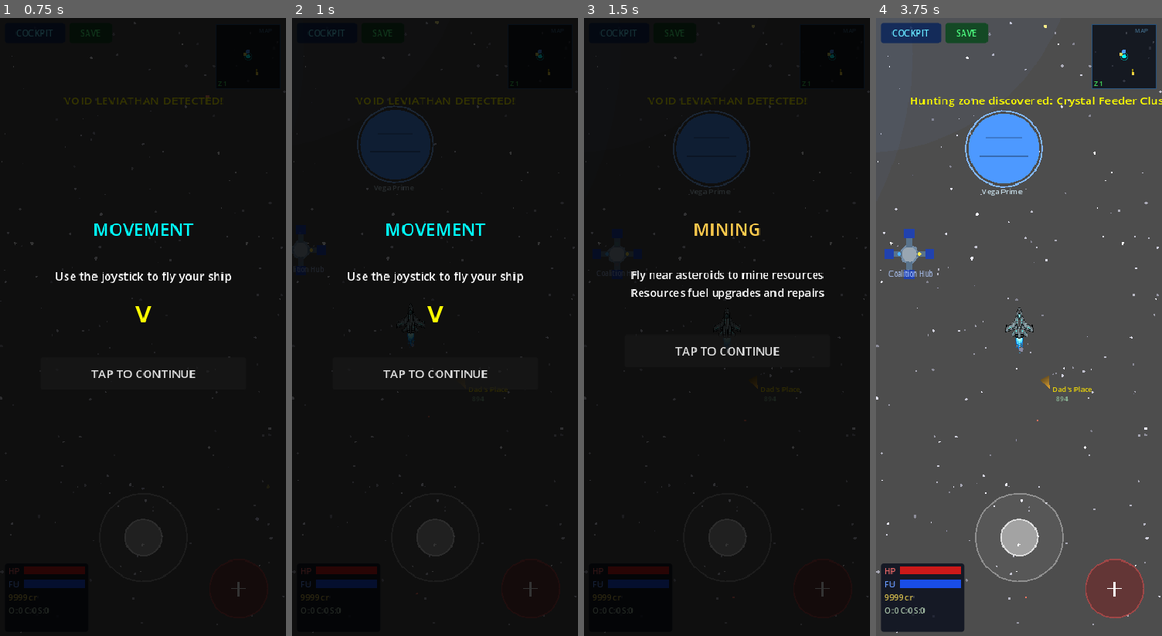
Above: before the commit, frames 1-4 (left to right).
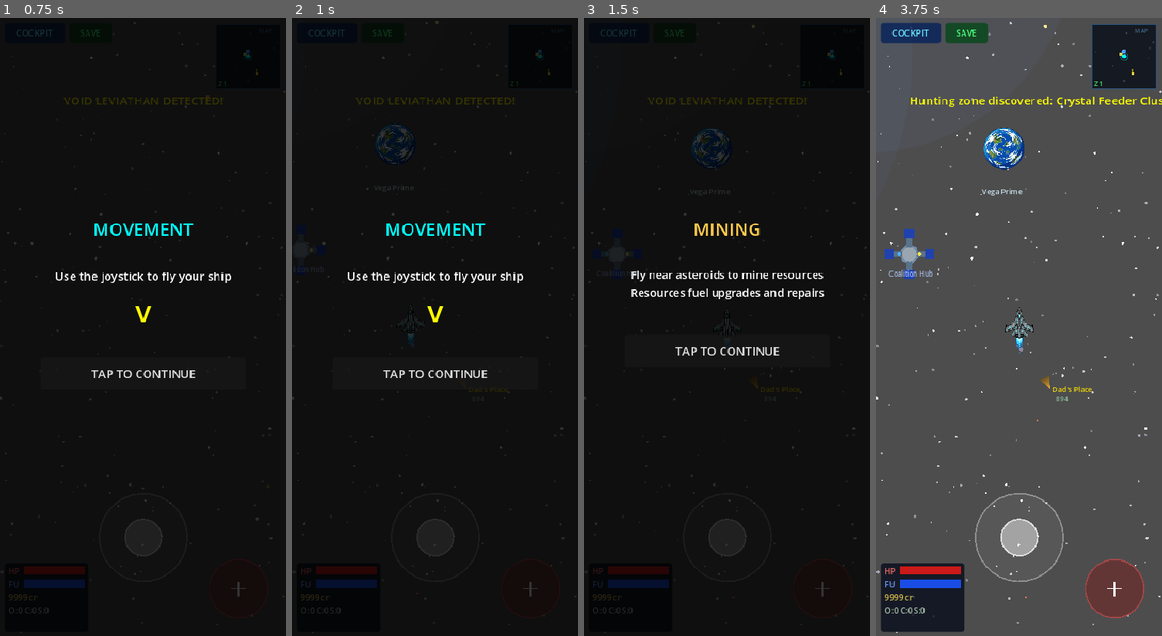
Above: after the commit, the same moments.

Repository: ichizh8/space-game-rt
Game: Godot game, scene res://scenes/main_menu.tscn
The game is run twice, just before and just after one commit, with the same random seed, the same clock (stepped at 60 frames per second) and the same inputs.
Inputs:
- Up to frame 1 (0.75 s): click "NEW GAME" at 0.5 s
- Up to frame 2 (1 s): no input
- Up to frame 3 (1.5 s): click "TAP TO CONTINUE" at 1.25 s
- Up to frame 4 (3.75 s): click "TAP TO CONTINUE" at 2 s; click "COCKPIT" at 2.75 s; click "GOT IT" at 3.5 s

Frame 1 is identical in both runs. In frame 2, 1.9% of the frame differs, in the area x 22-50%, y 14-27%; in frame 3, 1.9%; in frame 4, 2.4%, in the area x 31-59%, y 14-28%.

Commit message:
v60: sprite wiring — wildlife, faction NPCs, planets, warp gate all get generated pixel art sprites

Diff:
--- a/scripts/carrier.gd
+++ b/scripts/carrier.gd
@@ -22,12 +22,14 @@
 var _drift_timer: float = 0.0
 var _flash_timer: float = 0.0
 var _despawn_timer: float = -1.0
+var _has_sprite: bool = false
 var _spawned_drones: Array = []
 
 func _ready() -> void:
 	add_to_group("enemies")
 	_drift_dir = Vector2.from_angle(randf() * TAU)
 	queue_redraw()
+	_setup_sprite()
 
 func setup(diff_mult: float) -> void:
 	difficulty_mult = diff_mult
@@ -157,7 +159,21 @@
 		return players[0] as Node2D
 	return null
 
+func _setup_sprite() -> void:
+	var tex := load("res://assets/2026-03-16-carrier-ship.png") as Texture2D
+	if not is_instance_valid(tex):
+		return
+	var sprite := Sprite2D.new()
+	sprite.texture = tex
+	var scale_factor: float = 80.0 / max(tex.get_size().x, tex.get_size().y)
+	sprite.scale = Vector2(scale_factor, scale_factor)
+	sprite.rotation = PI
+	add_child(sprite)
+	_has_sprite = true
+
 func _draw() -> void:
+	if _has_sprite:
+		return
 	if is_dead:
 		return
 	# Fallback: wide flat ship
--- a/scripts/coalition_patrol.gd
+++ b/scripts/coalition_patrol.gd
@@ -10,6 +10,7 @@
 var _target_pos: Vector2 = Vector2.ZERO
 var _flash_timer: float = 0.0
 var _despawn_timer: float = -1.0
+var _has_sprite: bool = false
 var _patrol_timer: float = 0.0
 
 var shoot_timer: float = 0.0
@@ -30,6 +31,7 @@
 	bullet_scene = load("res://scenes/bullet.tscn")
 	orbit_angle = randf() * TAU
 	_pick_station_target()
+	_setup_sprite()
 	queue_redraw()
 
 
@@ -189,7 +191,21 @@
 	return null
 
 
+func _setup_sprite() -> void:
+	var tex := load("res://assets/2026-03-16-void-sentinel-ship.png") as Texture2D
+	if not is_instance_valid(tex):
+		return
+	var sprite := Sprite2D.new()
+	sprite.texture = tex
+	var scale_factor: float = 50.0 / max(tex.get_size().x, tex.get_size().y)
+	sprite.scale = Vector2(scale_factor, scale_factor)
+	sprite.rotation = PI
+	add_child(sprite)
+	_has_sprite = true
+
 func _draw() -> void:
+	if _has_sprite:
+		return
 	if is_dead:
 		return
 	# Blue/white diamond shape
--- a/scripts/corsair_raider.gd
+++ b/scripts/corsair_raider.gd
@@ -10,6 +10,7 @@
 var _target_pos: Vector2 = Vector2.ZERO
 var _flash_timer: float = 0.0
 var _despawn_timer: float = -1.0
+var _has_sprite: bool = false
 var _patrol_timer: float = 0.0
 var patrol_direction: Vector2 = Vector2.RIGHT
 
@@ -37,6 +38,7 @@
 	orbit_direction = 1 if randf() > 0.5 else -1
 	patrol_direction = Vector2.from_angle(randf() * TAU)
 	_target_pos = global_position + patrol_direction * 400.0
+	_setup_sprite()
 	queue_redraw()
 
 
@@ -188,7 +190,21 @@
 	return null
 
 
+func _setup_sprite() -> void:
+	var tex := load("res://assets/2026-03-15-enemy-pirate.png") as Texture2D
+	if not is_instance_valid(tex):
+		return
+	var sprite := Sprite2D.new()
+	sprite.texture = tex
+	var scale_factor: float = 44.0 / max(tex.get_size().x, tex.get_size().y)
+	sprite.scale = Vector2(scale_factor, scale_factor)
+	sprite.rotation = PI
+	add_child(sprite)
+	_has_sprite = true
+
 func _draw() -> void:
+	if _has_sprite:
+		return
 	if is_dead:
 		return
 	# Red/dark angular shape
--- a/scripts/crystal_feeder.gd
+++ b/scripts/crystal_feeder.gd
@@ -15,6 +15,7 @@
 var _been_attacked: bool = false
 var _flash_timer: float = 0.0
 var _despawn_timer: float = -1.0
+var _has_sprite: bool = false
 
 const CHARGE_RANGE := 300.0
 const DEAGGRO_RANGE := 500.0
@@ -33,6 +34,7 @@
 	hp *= difficulty_mult
 	max_hp = hp
 	_wander_dir = Vector2.from_angle(randf() * TAU)
+	_setup_sprite()
 	queue_redraw()
 
 
@@ -124,7 +126,21 @@
 	return null
 
 
+func _setup_sprite() -> void:
+	var tex := load("res://assets/2026-03-18-wildlife-crystal-feeder.png") as Texture2D
+	if not is_instance_valid(tex):
+		return
+	var sprite := Sprite2D.new()
+	sprite.texture = tex
+	var scale_factor: float = 46.0 / max(tex.get_size().x, tex.get_size().y)
+	sprite.scale = Vector2(scale_factor, scale_factor)
+	sprite.rotation = PI
+	add_child(sprite)
+	_has_sprite = true
+
 func _draw() -> void:
+	if _has_sprite:
+		return
 	if is_dead:
 		return
 	# Hexagon with spiky outline
--- a/scripts/drifter_shuttle.gd
+++ b/scripts/drifter_shuttle.gd
@@ -7,6 +7,7 @@
 var _target_pos: Vector2 = Vector2.ZERO
 var _flash_timer: float = 0.0
 var _despawn_timer: float = -1.0
+var _has_sprite: bool = false
 
 
 func _ready() -> void:
@@ -14,6 +15,7 @@
 	add_to_group("npc_drifters")
 	speed = randf_range(60.0, 80.0)
 	_pick_wander_target()
+	_setup_sprite()
 	queue_redraw()
 
 
@@ -83,7 +85,21 @@
 	get_parent().add_child(loot)
 
 
+func _setup_sprite() -> void:
+	var tex := load("res://assets/2026-03-18-faction-drifter-shuttle.png") as Texture2D
+	if not is_instance_valid(tex):
+		return
+	var sprite := Sprite2D.new()
+	sprite.texture = tex
+	var scale_factor: float = 40.0 / max(tex.get_size().x, tex.get_size().y)
+	sprite.scale = Vector2(scale_factor, scale_factor)
+	sprite.rotation = PI
+	add_child(sprite)
+	_has_sprite = true
+
 func _draw() -> void:
+	if _has_sprite:
+		return
 	if is_dead:
 		return
 	# Yellow/tan irregular shape
--- a/scripts/membrane_drifter.gd
+++ b/scripts/membrane_drifter.gd
@@ -12,6 +12,7 @@
 var _pulse_timer: float = 0.0
 var _flash_timer: float = 0.0
 var _despawn_timer: float = -1.0
+var _has_sprite: bool = false
 var _time: float = 0.0
 
 const PULSE_INTERVAL := 4.0
@@ -32,6 +33,7 @@
 	hp *= difficulty_mult
 	max_hp = hp
 	_wander_dir = Vector2.from_angle(randf() * TAU)
+	_setup_sprite()
 	queue_redraw()
 
 
@@ -120,7 +122,21 @@
 	return null
 
 
+func _setup_sprite() -> void:
+	var tex := load("res://assets/2026-03-18-wildlife-membrane-drifter.png") as Texture2D
+	if not is_instance_valid(tex):
+		return
+	var sprite := Sprite2D.new()
+	sprite.texture = tex
+	var scale_factor: float = 50.0 / max(tex.get_size().x, tex.get_size().y)
+	sprite.scale = Vector2(scale_factor, scale_factor)
+	sprite.rotation = PI
+	add_child(sprite)
+	_has_sprite = true
+
 func _draw() -> void:
+	if _has_sprite:
+		return
 	if is_dead:
 		return
 	# Circle with pulsing outer ring
--- a/scripts/minelayer.gd
+++ b/scripts/minelayer.gd
@@ -21,12 +21,14 @@
 var _patrol_timer: float = 0.0
 var _flash_timer: float = 0.0
 var _despawn_timer: float = -1.0
+var _has_sprite: bool = false
 
 func _ready() -> void:
 	add_to_group("enemies")
 	_patrol_dir = Vector2.from_angle(randf() * TAU)
 	_mine_timer = MINE_INTERVAL
 	queue_redraw()
+	_setup_sprite()
 
 func setup(diff_mult: float) -> void:
 	difficulty_mult = diff_mult
@@ -147,7 +149,21 @@
 		return players[0] as Node2D
 	return null
 
+func _setup_sprite() -> void:
+	var tex := load("res://assets/2026-03-16-minelayer-ship.png") as Texture2D
+	if not is_instance_valid(tex):
+		return
+	var sprite := Sprite2D.new()
+	sprite.texture = tex
+	var scale_factor: float = 52.0 / max(tex.get_size().x, tex.get_size().y)
+	sprite.scale = Vector2(scale_factor, scale_factor)
+	sprite.rotation = PI
+	add_child(sprite)
+	_has_sprite = true
+
 func _draw() -> void:
+	if _has_sprite:
+		return
 	if is_dead:
 		return
 	# Fallback: stocky hexagonal ship
--- a/scripts/miner_npc.gd
+++ b/scripts/miner_npc.gd
@@ -13,6 +13,7 @@
 var _state_timer: float = 0.0
 var _flash_timer: float = 0.0
 var _despawn_timer: float = -1.0
+var _has_sprite: bool = false
 
 const FLEE_SPEED := 100.0
 const FLEE_RANGE := 150.0
@@ -25,6 +26,7 @@
 	add_to_group("npc_ships")
 	speed = randf_range(40.0, 60.0)
 	_pick_asteroid_target()
+	_setup_sprite()
 	queue_redraw()
 
 
@@ -191,7 +193,21 @@
 		_target_pos = global_position + Vector2.from_angle(randf() * TAU) * 600.0
 
 
+func _setup_sprite() -> void:
+	var tex := load("res://assets/2026-03-16-miner-npc.png") as Texture2D
+	if not is_instance_valid(tex):
+		return
+	var sprite := Sprite2D.new()
+	sprite.texture = tex
+	var scale_factor: float = 50.0 / max(tex.get_size().x, tex.get_size().y)
+	sprite.scale = Vector2(scale_factor, scale_factor)
+	sprite.rotation = PI
+	add_child(sprite)
+	_has_sprite = true
+
 func _draw() -> void:
+	if _has_sprite:
+		return
 	if is_dead:
 		return
 	# Small gray/silver diamond shape
--- a/scripts/pack_snarler.gd
+++ b/scripts/pack_snarler.gd
@@ -16,6 +16,7 @@
 var _retreat_timer: float = 0.0
 var _flash_timer: float = 0.0
 var _despawn_timer: float = -1.0
+var _has_sprite: bool = false
 
 const AGGRO_RANGE := 200.0
 const DEAGGRO_RANGE := 400.0
@@ -37,6 +38,7 @@
 	hp *= difficulty_mult
 	max_hp = hp
 	_patrol_dir = Vector2.from_angle(randf() * TAU)
+	_setup_sprite()
 	queue_redraw()
 
 
@@ -137,7 +139,21 @@
 	return null
 
 
+func _setup_sprite() -> void:
+	var tex := load("res://assets/2026-03-18-wildlife-pack-snarler.png") as Texture2D
+	if not is_instance_valid(tex):
+		return
+	var sprite := Sprite2D.new()
+	sprite.texture = tex
+	var scale_factor: float = 36.0 / max(tex.get_size().x, tex.get_size().y)
+	sprite.scale = Vector2(scale_factor, scale_factor)
+	sprite.rotation = PI
+	add_child(sprite)
+	_has_sprite = true
+
 func _draw() -> void:
+	if _has_sprite:
+		return
 	if is_dead:
 		return
 	# Triangle pointing forward
--- a/scripts/planet.gd
+++ b/scripts/planet.gd
@@ -13,8 +13,35 @@
 signal landed(p_planet_id: String, p_planet_name: String, p_quest_id: String)
 
 
+var _has_sprite: bool = false
+
 func _ready() -> void:
 	add_to_group("planets")
+	call_deferred("_setup_sprite")
+	queue_redraw()
+
+func _setup_sprite() -> void:
+	# Pick texture based on hue: red/orange=lava, blue=ocean/ice, yellow/brown=rocky, else=gas
+	var tex_path: String
+	if _color_h < 0.08 or _color_h > 0.95:
+		tex_path = "res://assets/2026-03-16-planet-lava.png"
+	elif _color_h < 0.18:
+		tex_path = "res://assets/2026-03-16-planet-rocky.png"
+	elif _color_h < 0.5:
+		tex_path = "res://assets/2026-03-16-planet-gas.png"
+	elif _color_h < 0.65:
+		tex_path = "res://assets/2026-03-16-planet-ocean.png"
+	else:
+		tex_path = "res://assets/2026-03-16-planet-ice.png"
+	var tex := load(tex_path) as Texture2D
+	if not is_instance_valid(tex):
+		return
+	var sprite := Sprite2D.new()
+	sprite.texture = tex
+	var target: float = planet_radius * 2.2
+	sprite.scale = Vector2.ONE * (target / max(tex.get_size().x, tex.get_size().y))
+	add_child(sprite)
+	_has_sprite = true
 	queue_redraw()
 
 
@@ -52,7 +79,13 @@
 
 
 func _draw() -> void:
-	# Planet body
+	if _has_sprite:
+		# Just draw the name label, sprite handles visuals
+		var name_width: float = planet_name.length() * 6.0
+		draw_string(ThemeDB.fallback_font, Vector2(-name_width * 0.5, planet_radius + 14.0),
+			planet_name, HORIZONTAL_ALIGNMENT_LEFT, -1, 10, Color(0.85, 0.95, 1.0, 0.9))
+		return
+	# Procedural fallback
 	draw_circle(Vector2.ZERO, planet_radius, planet_color)
 	# Atmosphere ring
 	draw_arc(Vector2.ZERO, planet_radius + 4, 0, TAU, 32, planet_color.lightened(0.3), 2.0)
--- a/scripts/science_vessel.gd
+++ b/scripts/science_vessel.gd
@@ -7,6 +7,7 @@
 var _target_pos: Vector2 = Vector2.ZERO
 var _flash_timer: float = 0.0
 var _despawn_timer: float = -1.0
+var _has_sprite: bool = false
 var _drift_timer: float = 0.0
 
 
@@ -15,6 +16,7 @@
 	add_to_group("npc_scientists")
 	speed = randf_range(30.0, 45.0)
 	_pick_drift_target()
+	_setup_sprite()
 	queue_redraw()
 
 
@@ -89,7 +91,21 @@
 	get_parent().add_child(loot)
 
 
+func _setup_sprite() -> void:
+	var tex := load("res://assets/2026-03-18-faction-science-vessel.png") as Texture2D
+	if not is_instance_valid(tex):
+		return
+	var sprite := Sprite2D.new()
+	sprite.texture = tex
+	var scale_factor: float = 48.0 / max(tex.get_size().x, tex.get_size().y)
+	sprite.scale = Vector2(scale_factor, scale_factor)
+	sprite.rotation = PI
+	add_child(sprite)
+	_has_sprite = true
+
 func _draw() -> void:
+	if _has_sprite:
+		return
 	if is_dead:
 		return
 	# Teal/white elongated shape
--- a/scripts/skim_ray.gd
+++ b/scripts/skim_ray.gd
@@ -16,6 +16,7 @@
 var _orbit_direction: int = 1
 var _flash_timer: float = 0.0
 var _despawn_timer: float = -1.0
+var _has_sprite: bool = false
 var _contact_cooldown: float = 0.0
 
 const CIRCLE_RANGE := 300.0
@@ -39,6 +40,7 @@
 	_wander_dir = Vector2.from_angle(randf() * TAU)
 	_orbit_angle = randf() * TAU
 	_orbit_direction = 1 if randf() > 0.5 else -1
+	_setup_sprite()
 	queue_redraw()
 
 
@@ -149,7 +151,21 @@
 	return null
 
 
+func _setup_sprite() -> void:
+	var tex := load("res://assets/2026-03-18-wildlife-skim-ray.png") as Texture2D
+	if not is_instance_valid(tex):
+		return
+	var sprite := Sprite2D.new()
+	sprite.texture = tex
+	var scale_factor: float = 40.0 / max(tex.get_size().x, tex.get_size().y)
+	sprite.scale = Vector2(scale_factor, scale_factor)
+	sprite.rotation = PI
+	add_child(sprite)
+	_has_sprite = true
+
 func _draw() -> void:
+	if _has_sprite:
+		return
 	if is_dead:
 		return
 	# Flat diamond 30x15
--- a/scripts/sniper.gd
+++ b/scripts/sniper.gd
@@ -24,6 +24,7 @@
 var _reposition_target: Vector2 = Vector2.ZERO
 var _flash_timer: float = 0.0
 var _despawn_timer: float = -1.0
+var _has_sprite: bool = false
 var _charge_dir: Vector2 = Vector2.ZERO
 var bullet_scene: PackedScene
 
@@ -32,6 +33,7 @@
 	bullet_scene = load("res://scenes/bullet.tscn")
 	_pick_reposition_target()
 	queue_redraw()
+	_setup_sprite()
 
 func setup(diff_mult: float) -> void:
 	difficulty_mult = diff_mult
@@ -165,7 +167,21 @@
 		return players[0] as Node2D
 	return null
 
+func _setup_sprite() -> void:
+	var tex := load("res://assets/2026-03-16-sniper-ship.png") as Texture2D
+	if not is_instance_valid(tex):
+		return
+	var sprite := Sprite2D.new()
+	sprite.texture = tex
+	var scale_factor: float = 48.0 / max(tex.get_size().x, tex.get_size().y)
+	sprite.scale = Vector2(scale_factor, scale_factor)
+	sprite.rotation = PI
+	add_child(sprite)
+	_has_sprite = true
+
 func _draw() -> void:
+	if _has_sprite:
+		return
 	if is_dead:
 		return
 	# Fallback polygon: long thin ship
--- a/scripts/void_grub.gd
+++ b/scripts/void_grub.gd
@@ -14,6 +14,7 @@
 var _wander_timer: float = 0.0
 var _flash_timer: float = 0.0
 var _despawn_timer: float = -1.0
+var _has_sprite: bool = false
 
 const FLEE_RANGE := 150.0
 const COLOR := Color(0.6, 0.8, 0.3)
@@ -31,6 +32,7 @@
 	hp *= difficulty_mult
 	max_hp = hp
 	_wander_dir = Vector2.from_angle(randf() * TAU)
+	_setup_sprite()
 	queue_redraw()
 
 
@@ -119,7 +121,21 @@
 	return null
 
 
+func _setup_sprite() -> void:
+	var tex := load("res://assets/2026-03-18-wildlife-void-grub.png") as Texture2D
+	if not is_instance_valid(tex):
+		return
+	var sprite := Sprite2D.new()
+	sprite.texture = tex
+	var scale_factor: float = 28.0 / max(tex.get_size().x, tex.get_size().y)
+	sprite.scale = Vector2(scale_factor, scale_factor)
+	sprite.rotation = PI
+	add_child(sprite)
+	_has_sprite = true
+
 func _draw() -> void:
+	if _has_sprite:
+		return
 	if is_dead:
 		return
 	# Fat oval
--- a/scripts/void_leviathan.gd
+++ b/scripts/void_leviathan.gd
@@ -15,6 +15,7 @@
 var _shoot_timer: float = 0.0
 var _flash_timer: float = 0.0
 var _despawn_timer: float = -1.0
+var _has_sprite: bool = false
 
 var bullet_scene: PackedScene
 
@@ -43,6 +44,7 @@
 	var hud := get_tree().get_first_node_in_group("hud")
 	if is_instance_valid(hud) and hud.has_method("show_notification"):
 		hud.show_notification("VOID LEVIATHAN DETECTED!", 3.0)
+	_setup_sprite()
 	queue_redraw()
 
 
@@ -152,7 +154,21 @@
 	return null
 
 
+func _setup_sprite() -> void:
+	var tex := load("res://assets/2026-03-18-wildlife-void-leviathan.png") as Texture2D
+	if not is_instance_valid(tex):
+		return
+	var sprite := Sprite2D.new()
+	sprite.texture = tex
+	var scale_factor: float = 90.0 / max(tex.get_size().x, tex.get_size().y)
+	sprite.scale = Vector2(scale_factor, scale_factor)
+	sprite.rotation = PI
+	add_child(sprite)
+	_has_sprite = true
+
 func _draw() -> void:
+	if _has_sprite:
+		return
 	if is_dead:
 		return
 	# Large irregular polygon (8 points)
--- a/scripts/void_sentinel.gd
+++ b/scripts/void_sentinel.gd
@@ -17,12 +17,14 @@
 var _shoot_timer: float = 1.5
 var _flash_timer: float = 0.0
 var _despawn_timer: float = -1.0
+var _has_sprite: bool = false
 var bullet_scene: PackedScene
 
 func _ready() -> void:
 	add_to_group("enemies")
 	bullet_scene = load("res://scenes/bullet.tscn")
 	queue_redraw()
+	_setup_sprite()
 
 func setup(diff_mult: float) -> void:
 	difficulty_mult = diff_mult
@@ -133,7 +135,21 @@
 		return players[0] as Node2D
 	return null
 
+func _setup_sprite() -> void:
+	var tex := load("res://assets/2026-03-16-void-sentinel-ship.png") as Texture2D
+	if not is_instance_valid(tex):
+		return
+	var sprite := Sprite2D.new()
+	sprite.texture = tex
+	var scale_factor: float = 56.0 / max(tex.get_size().x, tex.get_size().y)
+	sprite.scale = Vector2(scale_factor, scale_factor)
+	sprite.rotation = PI
+	add_child(sprite)
+	_has_sprite = true
+
 func _draw() -> void:
+	if _has_sprite:
+		return
 	if is_dead:
 		return
 	# Fallback: large diamond-ish hull
--- a/scripts/warp_gate.gd
+++ b/scripts/warp_gate.gd
@@ -5,9 +5,21 @@
 var fuel_cost: int = 50
 
 var _phase: float = 0.0
+var _has_sprite: bool = false
 
 func _ready() -> void:
 	add_to_group("warp_gates")
+	call_deferred("_setup_sprite")
+
+func _setup_sprite() -> void:
+	var tex := load("res://assets/2026-03-16-warp-gate.png") as Texture2D
+	if not is_instance_valid(tex):
+		return
+	var sprite := Sprite2D.new()
+	sprite.texture = tex
+	sprite.scale = Vector2.ONE * (100.0 / max(tex.get_size().x, tex.get_size().y))
+	add_child(sprite)
+	_has_sprite = true
 
 func _process(delta: float) -> void:
 	_phase += delta * 2.0
Binary file added: assets/2026-03-18-faction-drifter-shuttle.png
Not shown, added: assets/2026-03-18-faction-drifter-shuttle.png.import
Binary file added: assets/2026-03-18-faction-science-vessel.png
Not shown, added: assets/2026-03-18-faction-science-vessel.png.import
Binary file added: assets/2026-03-18-wildlife-crystal-feeder.png
Not shown, added: assets/2026-03-18-wildlife-crystal-feeder.png.import
Binary file added: assets/2026-03-18-wildlife-membrane-drifter.png
Not shown, added: assets/2026-03-18-wildlife-membrane-drifter.png.import
Binary file added: assets/2026-03-18-wildlife-pack-snarler.png
Not shown, added: assets/2026-03-18-wildlife-pack-snarler.png.import
Binary file added: assets/2026-03-18-wildlife-skim-ray.png
Not shown, added: assets/2026-03-18-wildlife-skim-ray.png.import
(and 5 more such lines)
